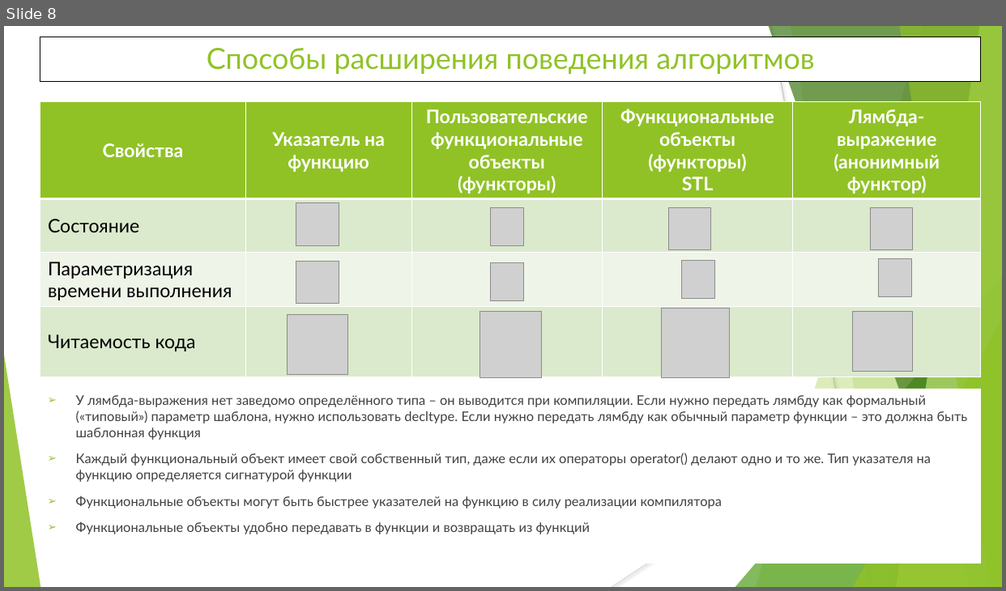
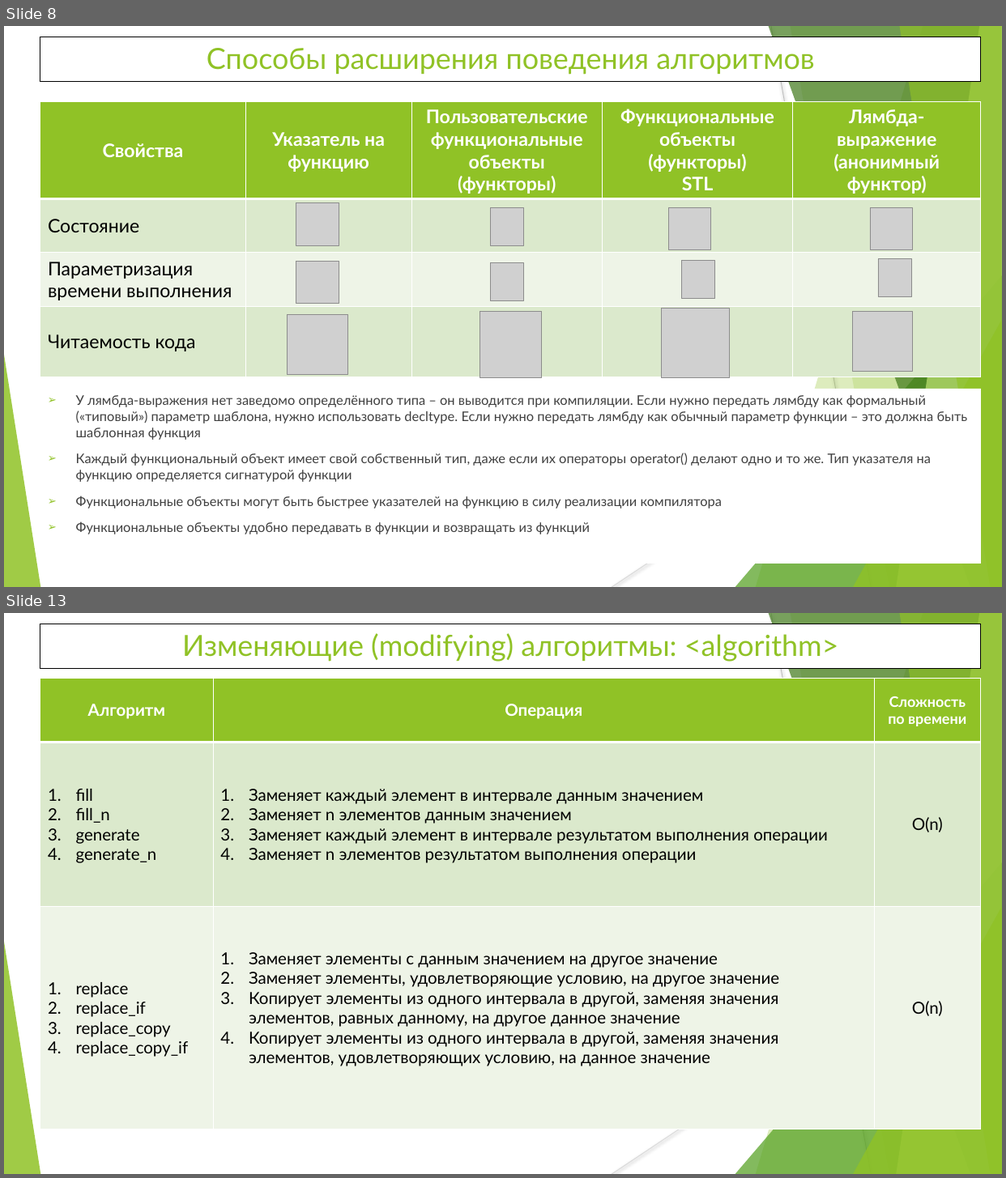
Before and after one commit to WhiteCatStudies/lectures, a slide deck: lecture6/lecture6.pptx. Shown one above the other, each under a label of ours: slide 8 before the commit, slides 8 and 13 after it; the slides between them are not shown. The pictures are 1006x591 and 1006x1178 pixels, drawn with LibreOffice and Linux fonts; fonts in the diff are those of the drawing; grey boxes stand for pictures. Boxes give left, top, right and bottom in pixels: in the first picture for what was removed or moved away, otherwise in the second. Text is boxed around its words. In the diff, an @@ line names an element or a change of style, - is before the commit and + after.

Commit message:
lecture6: some algorithms, shared_ptr and unique_ptr

```diff
--- a/lecture6/lecture6.pptx
+++ b/lecture6/lecture6.pptx
@@ slide 13 added at (4,613,1002,1174), background #FFFFFF; not listed: 10 template elements that a slide beside it also shows @@
@@ rectangle added at (40,624,981,668), fill #FFFFFF, outline #000000 0.75 pt, 28 pt, text #90C226 @@
+Изменяющие (modifying) алгоритмы: <algorithm>
@@ table added at (40,678,980,1130), 3 rows, 3 columns @@
+Алгоритм | Операция | Сложность по времени
+fill / fill_n / generate / generate_n | Заменяет каждый элемент в интервале данным значением / Заменяет n элементов данным значением / Заменяет каждый элемент в интервале результатом выполнения операции / Заменяет n элементов результатом выполнения операции | O(n)
+replace / replace_if / replace_copy / replace_copy_if | Заменяет элементы с данным значением на другое значение / Заменяет элементы, удовлетворяющие условию, на другое значение / Копирует элементы из одного интервала в другой, заменяя значения элементов, равных данному, на другое данное значение / Копирует элементы из одного интервала в другой, заменяя значения элементов, удовлетворяющих условию, на данное значение | O(n)
```
Also in this commit, not shown: 3 slides changed, 10 other slides added, 10 other files.
